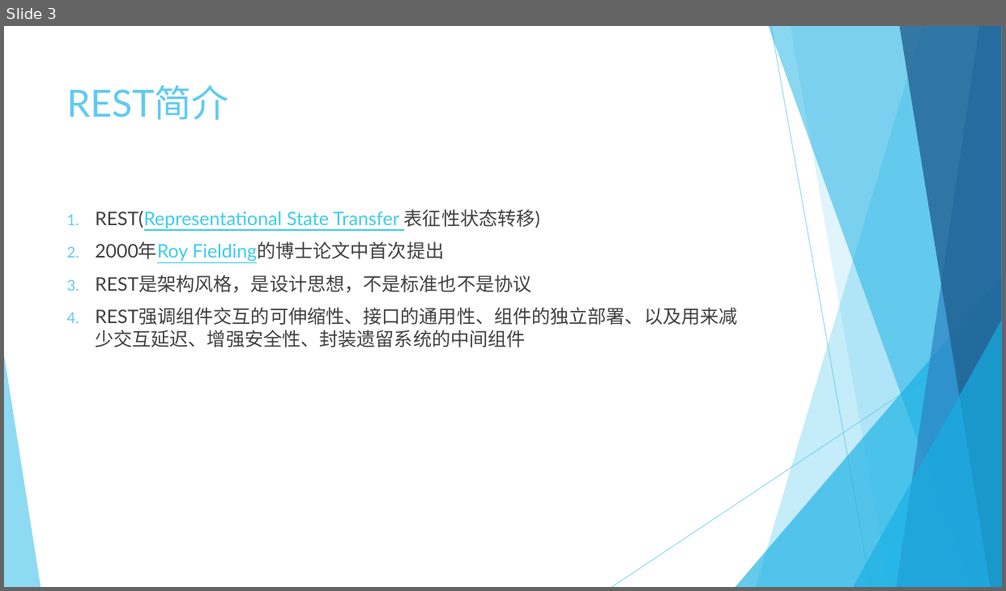
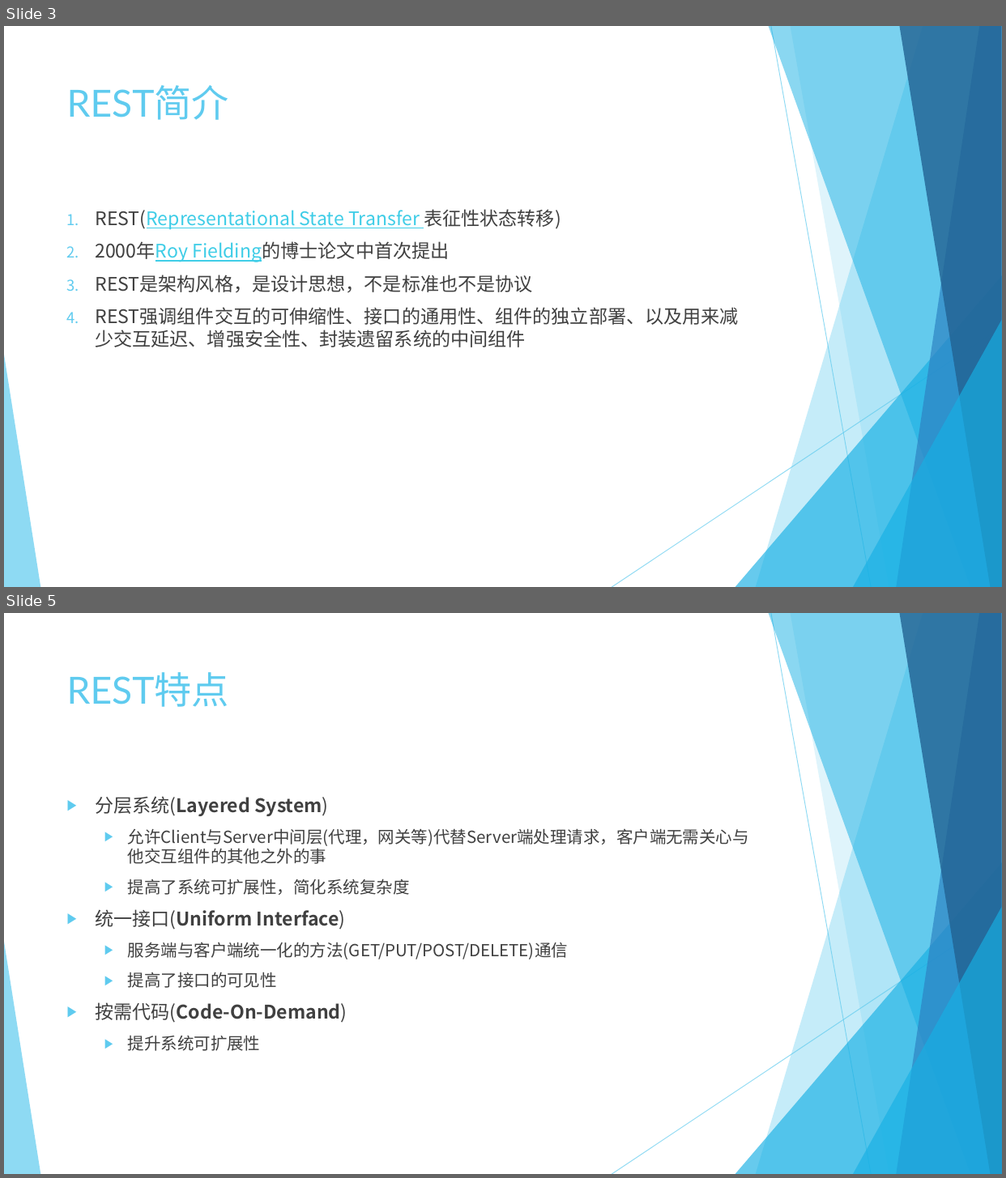
Before and after one commit to Crab2died/micro-boot, a slide deck: rest-api/RESTful.pptx. Shown one above the other, each under a label of ours: slide 3 before the commit, slides 3 and 5 after it; the slides between them are not shown. The pictures are 1006x591 and 1006x1178 pixels, drawn with LibreOffice and Linux fonts; fonts in the diff are those of the drawing. Boxes give left, top, right and bottom in pixels: in the first picture for what was removed or moved away, otherwise in the second. Text is boxed around its words. In the diff, an @@ line names an element or a change of style, - is before the commit and + after.

```diff
--- a/rest-api/RESTful.pptx
+++ b/rest-api/RESTful.pptx
@@ slide 5 added at box(4, 613, 1002, 1174), background #FFFFFF; not listed: 10 template elements that a slide beside it also shows @@
@@ title added at box(67, 672, 229, 707), 36 pt, text #5FCBEF @@
+REST特点
@@ text added at box(95, 796, 749, 1051), 16 pt, text #404040 @@
+▶ 分层系统(Layered System)
+  ▶ 允许Client与Server中间层(代理，网关等)代替Server端处理请求，客户端无需关心与他交互组件的其他之外的事
+  ▶ 提高了系统可扩展性，简化系统复杂度
+▶ 统一接口(Uniform Interface)
+  ▶ 服务端与客户端统一化的方法(GET/PUT/POST/DELETE)通信
+  ▶ 提高了接口的可见性
+▶ 按需代码(Code-On-Demand)
+  ▶ 提升系统可扩展性
@@ slide 3 changed as well @@
@@ text "REST(Representational State Transfer 表征性状态转移)" at box(95, 209, 739, 348): font Lato to Noto Sans CJK SC @@
```
Also in this commit, not shown: 5 other slides changed, 8 other slides added, 1 slide removed.
